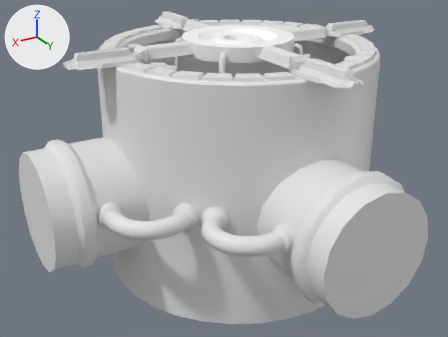
The FBX model Assets/04_Meshes/Props/SM_Prop_Border_Corner_01.fbx: old version first, new version second.
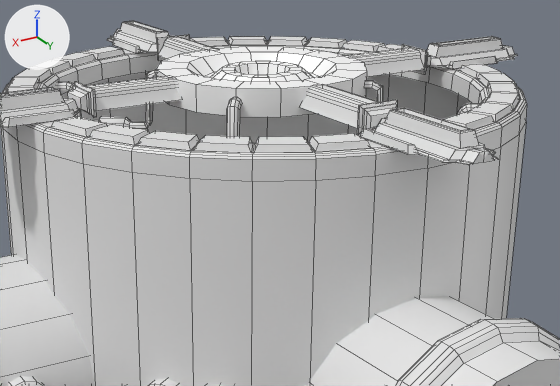
Each version is shown whole from a camera (50 mm lens) standing at (168.0, 266.0, 185.0) and looking at (14.0, 10.0, 58.0), then close up on the part from 22% to 89% of the width and 0% to 62% of the height. The axes (+X, +Y, +Z) are drawn at upper left. The lights are the same throughout. The last two pictures show the newer version. The close-ups show mesh edges as thin lines. Where no turn or scale is listed for an object, it has been applied to the vertices.

Objects in the first close-up: 'SM_Prop_Border_Corner_01'.
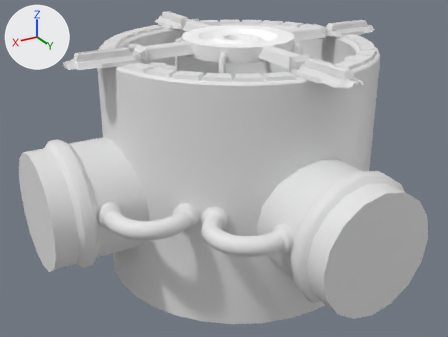
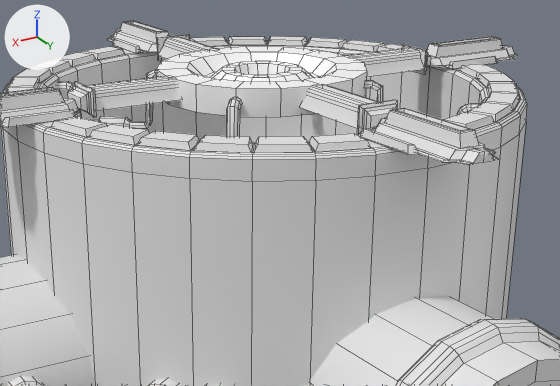
Commit message: [*] Border Corner Emission & Fixing

Scene script edits in JSON lines:
```json
{"op": "add", "block": "mat_emissionborder", "code": ["mat_emissionborder = principled_material('EmissionBorder')", "mat_emissionborder.base_color = (0.8, 0.8, 0.8)  # white #e7e7e7"]}
{"block": "me_circle_032", "where": "# used by ob_sm_prop_border_corner_01; location = (0.0, 0.0, 0.0)"}
{"op": "remove", "block": "me_circle_032", "code": "me_circle_032.from_pydata(...)  # 2348 vertices, 1957 faces; spans x -89.0..110.0, y -89.0..111.0, z 0.0..124.0"}
{"op": "add", "block": "me_circle_032", "code": "me_circle_032.from_pydata(...)  # 2380 vertices, 2022 faces; spans x -89.0..110.0, y -89.0..111.0, z 0.0..124.0"}
{"block": "me_circle_032", "change": "me_circle_032 part 1"}
{"block": "me_circle_032", "change": "1 face is deleted"}
{"block": "me_circle_032", "change": "16 vertices are added at x -23.0..24.0, y 111.0, z 28.0..76.0"}
{"block": "me_circle_032", "change": "1 new face joins them, mat_emissionborder (white #e7e7e7)"}
{"block": "me_circle_032", "change": "16 new faces join them, mat_übergang (white #e7e7e7)"}
{"block": "me_circle_032", "change": "me_circle_032 part 2"}
{"block": "me_circle_032", "change": "32 vertices are removed from x -59.0..59.0, y -59.0..59.0, z 112.0"}
{"block": "me_circle_032", "change": "32 faces are deleted"}
{"block": "me_circle_032", "change": "16 vertices are added at x -58.0..58.0, y -58.0..58.0, z 0.0"}
{"block": "me_circle_032", "change": "16 new vertices lie (0.0, 0.0, -117.0) away from vertices in x -59.0..59.0, y -59.0..59.0, z 117.0"}
{"block": "me_circle_032", "change": "65 new faces join them, mat_mainpart (white #e7e7e7)"}
{"block": "me_circle_032", "change": "other edits to the shape of me_circle_032 do not show in these pictures"}
{"op": "add", "block": "me_circle_032", "code": "me_circle_032.materials.append(mat_emissionborder)  # white #e7e7e7"}
```

Location of each change, [x1, y1, x2, y2] in pixels of the close-ups (560 x 386 px):
```json
{"part": 1, "of": "me_circle_032", "change": "reshaped", "before": [493, 359, 560, 386], "after": [493, 359, 560, 386]}
{"part": 2, "of": "me_circle_032", "change": "built on", "before": [47, 52, 482, 103], "after": [47, 52, 482, 143]}
```
